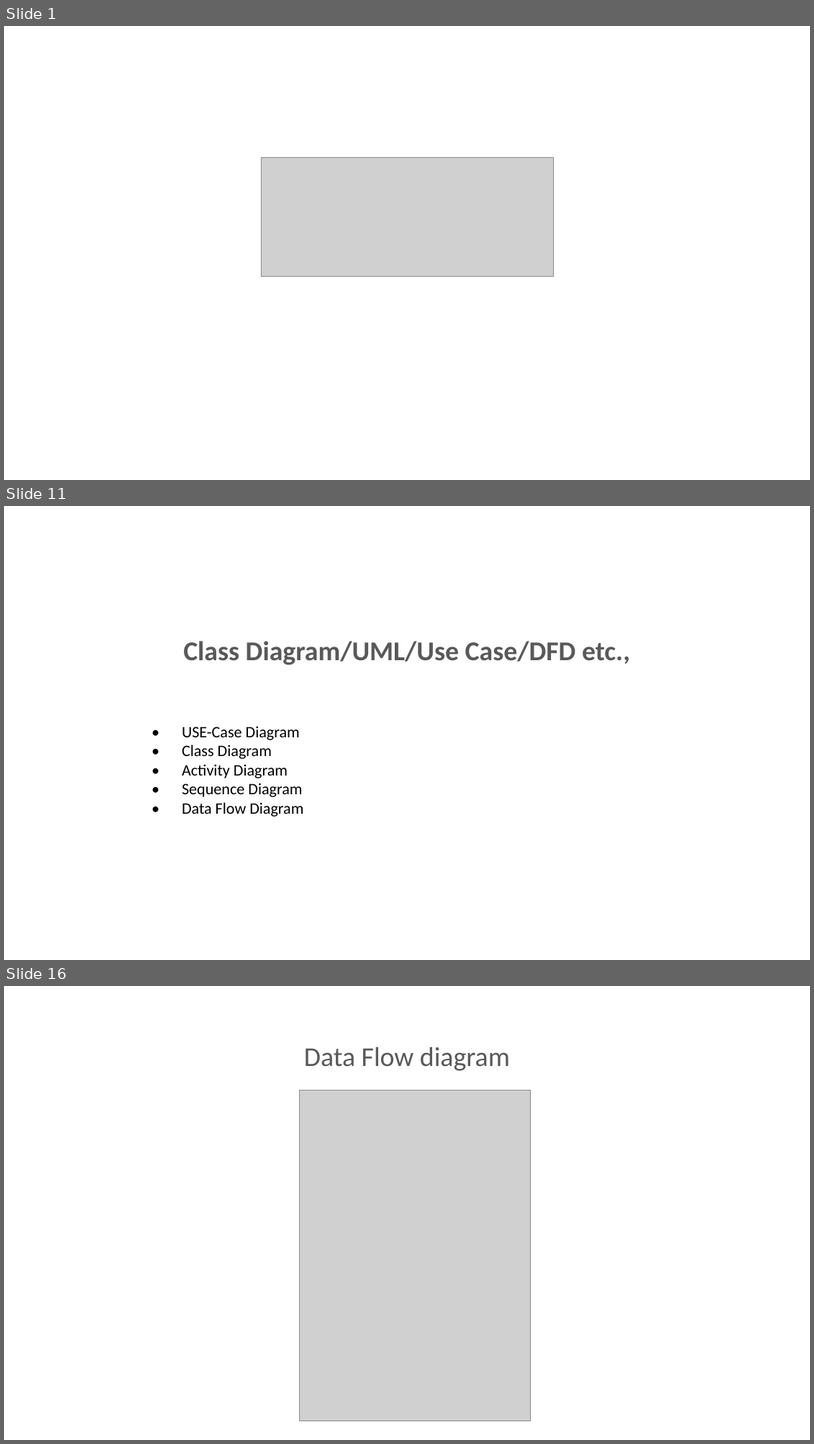
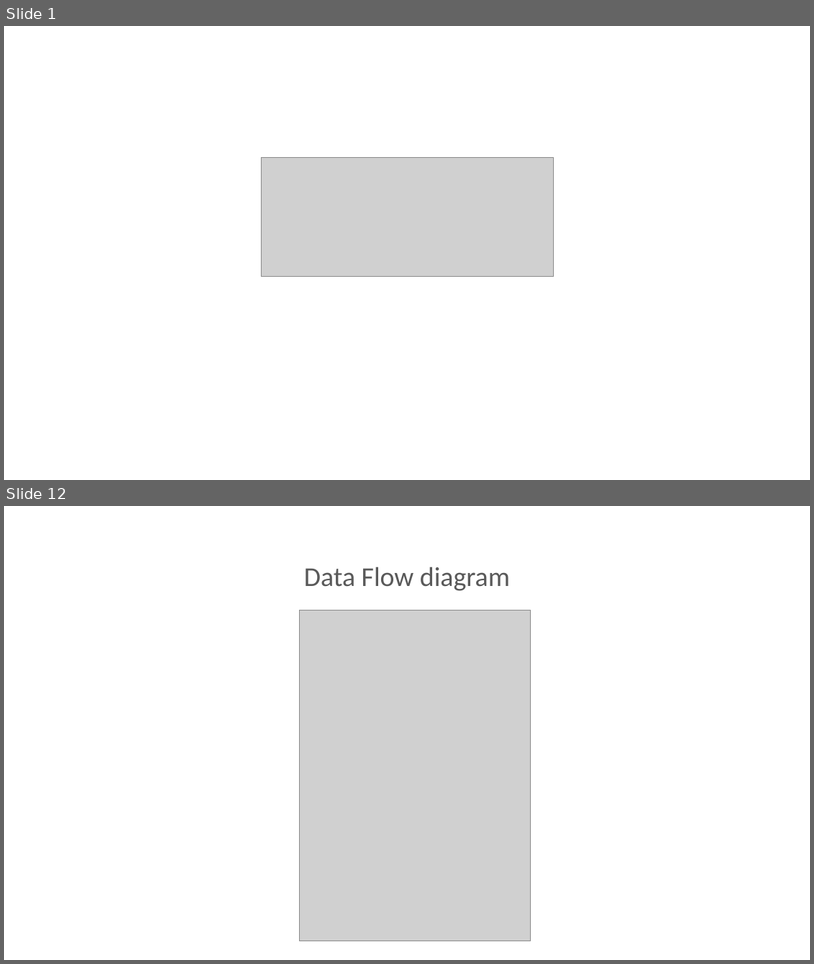
Before and after one commit to shahanxali/Mendeleev-s-Marvel, a slide deck: PPT_.pptx. Shown one above the other, each under a label of ours: slides 1, 11 and 16 before the commit, slides 1 and 12 after it; the slides between them are not shown. The pictures are 814x1444 and 814x964 pixels, drawn with LibreOffice and Linux fonts; fonts in the diff are those of the drawing; grey boxes stand for pictures; background and template pictures are left out. Boxes give left, top, right and bottom in pixels: in the first picture for what was removed or moved away, otherwise in the second. Text is boxed around its words. In the diff, an @@ line names an element or a change of style, - is before the commit and + after.

```diff
--- a/PPT_.pptx
+++ b/PPT_.pptx
@@ slide 11 removed at [4,506,810,960], background picture (left out) @@
@@ title removed at [183,641,630,665] @@
-Class Diagram/UML/Use Case/DFD etc.,
@@ text removed at [182,726,304,816] @@
-• USE-Case Diagram
-• Class Diagram
-• Activity Diagram
-• Sequence Diagram
-• Data Flow Diagram
@@ what was slide 16 is now slide 12 @@
```
Also in this commit, not shown: 9 slides changed, 4 slides added, 7 other slides removed, 7 other files.
